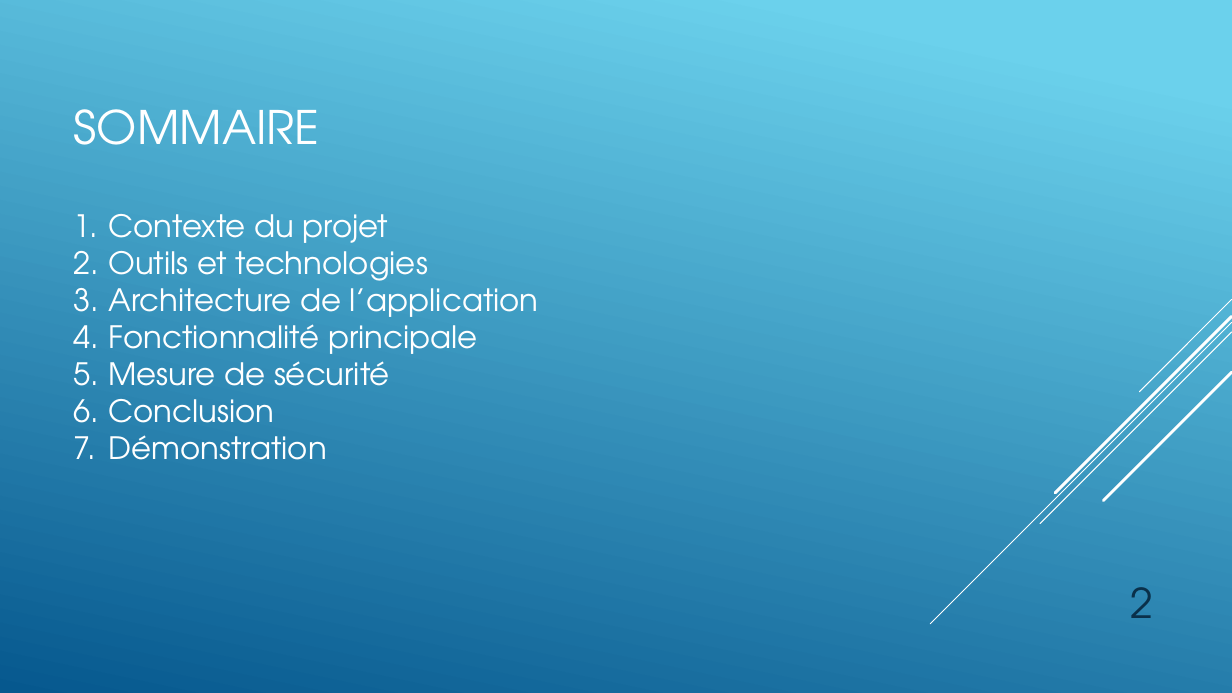
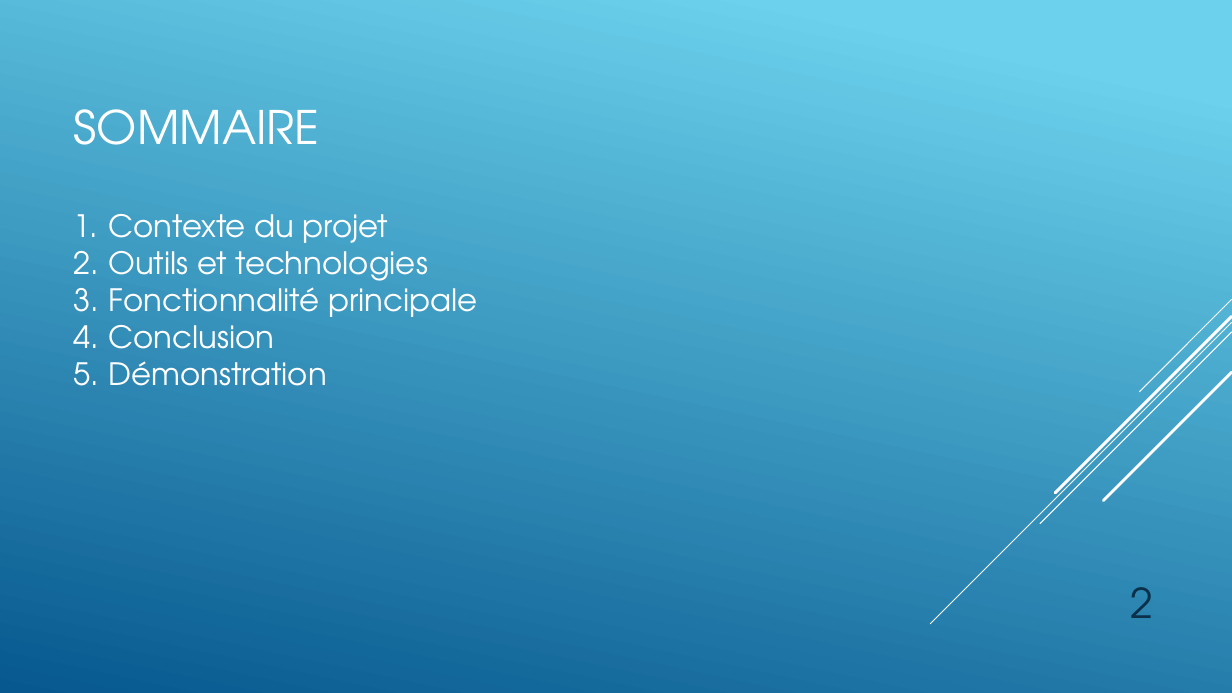
Before and after one commit to anne-parage/Dev-web, a slide deck: slide 2 of Boutique en ligne.pptx. Drawn at 1232x693 pixels with LibreOffice and Linux fonts; fonts in the diff are those of the drawing. Boxes give left, top, right and bottom in pixels: in the first picture for what was removed or moved away, otherwise in the second. Text is boxed around its words. In the diff, an @@ line names an element or a change of style, - is before the commit and + after.

```diff
--- a/Boutique en ligne.pptx
+++ b/Boutique en ligne.pptx
@@ text at (108,279,539,326): paragraph removed @@
-3. Architecture de l’application
@@ text at (108,353,390,400): paragraph removed @@
-5. Mesure de sécurité
```
Also in this commit, not shown: 1 other slide changed, 2 slides added, 4 slides removed, 1 other file.
